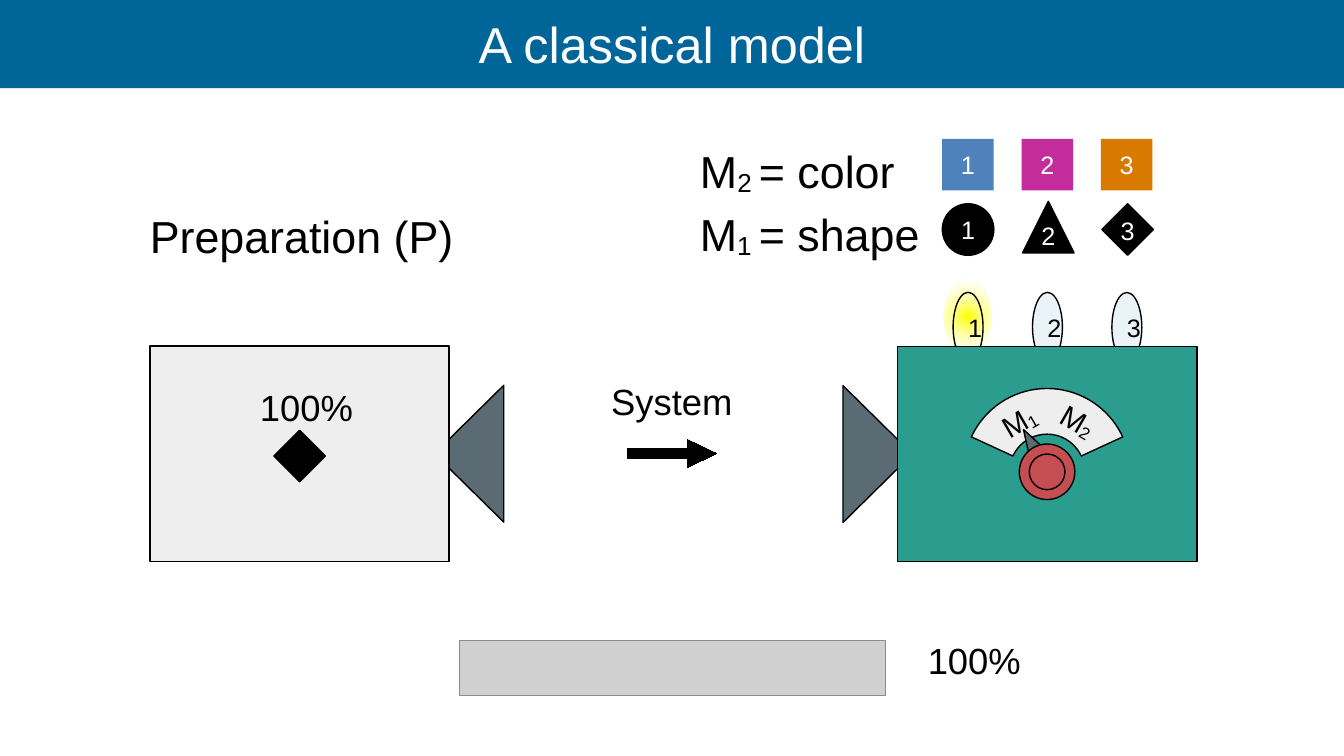
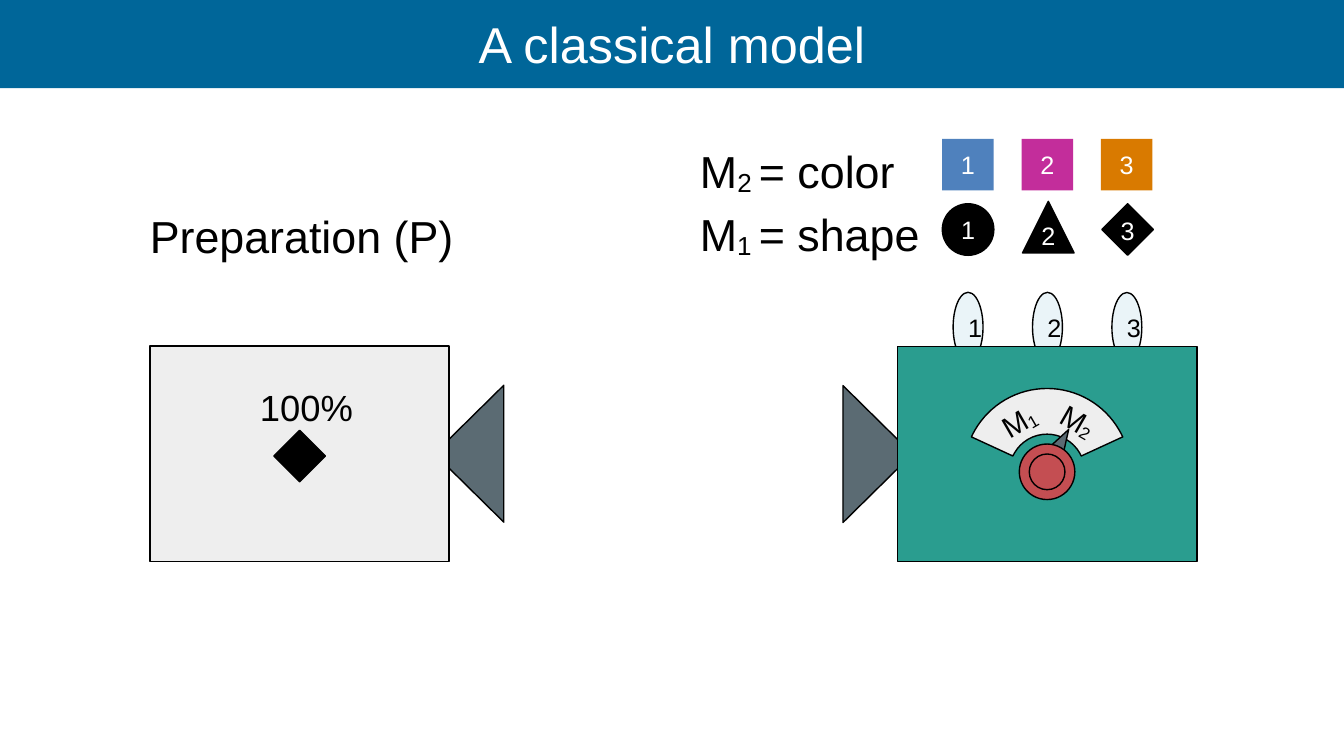
Before and after one commit to Ismaele-vincent/PhD, a slide deck: slide 55 of 2026/Talks/ILL Seminar/ILL seminar 2026.odp (slide 29 before the commit). Drawn at 1344x756 pixels with LibreOffice and Linux fonts; fonts in the diff are those of the drawing; grey boxes stand for pictures; background and template pictures are left out. Boxes give left, top, right and bottom in pixels: in the first picture for what was removed or moved away, otherwise in the second. Text is boxed around its words. In the diff, an @@ line names an element or a change of style, - is before the commit and + after.

```diff
--- a/2026/Talks/ILL Seminar/ILL seminar 2026.odp
+++ b/2026/Talks/ILL Seminar/ILL seminar 2026.odp
@@ ellipse removed at bbox=[944, 278, 992, 355] @@
@@ ellipse "1" at bbox=[953, 292, 983, 362]: fill none to #EAF4F8 @@
@@ text removed at bbox=[611, 389, 732, 423] @@
-System
@@ right arrow removed at bbox=[627, 439, 716, 467] @@
@@ triangle at bbox=[1031, 422, 1081, 479]: rotation 330 to 30 degrees @@
@@ picture removed at bbox=[459, 641, 886, 695] @@
@@ text removed at bbox=[928, 648, 1021, 675] @@
-100%
```
Also in this commit, not shown: 9 other slides changed, 29 slides added, 15 other files.
